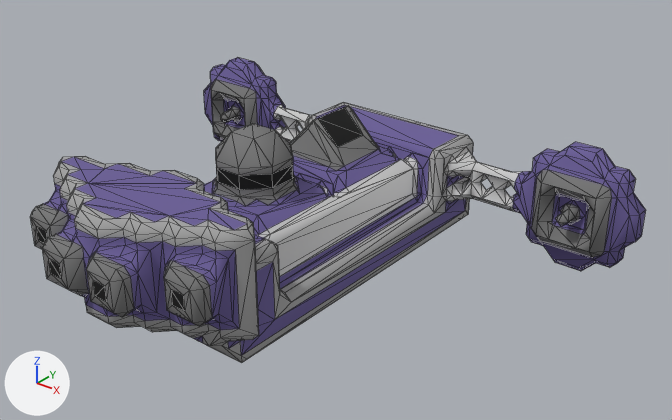
One commit to the OBJ model src/jsMain/resources/meshes/usa-1-jefferson-class.obj: the scene before it, then after it.
Before and after are seen from a 50 mm camera at (39.4, -42.2, -5.3) aimed at (3.6, 2.5, -33.0). Lighting does not change. The marker at lower left points along +X, +Y and +Z. Mesh edges are drawn as thin lines. Where no turn or scale is listed for an object, it has been applied to the vertices.

The first picture shows 'usa-1-jefferson-class'.
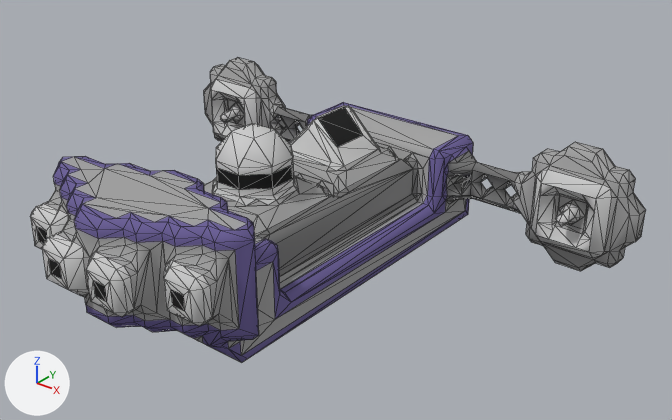
The newer file is also turned or shifted as a whole; pictures and numbers use the older file's frame.

Changed parts and their boxes (x1, y1, x2, y2) in the pictures (672 x 420 px; the box of a moved part takes in the faces that stretch with it):
part 1 of me_usa_1_jefferson_class, moved or reshaped: before (305, 116, 552, 239); after (305, 116, 558, 239)
part 2 of me_usa_1_jefferson_class, moved or reshaped: before (216, 132, 272, 168); after (212, 132, 272, 194)
part 3 of me_usa_1_jefferson_class, surface changed: (30, 58, 646, 362) in both

Diff of the bpy script that builds the scene:
```diff
--- a/src/jsMain/resources/meshes/usa-1-jefferson-class.obj.py
+++ b/src/jsMain/resources/meshes/usa-1-jefferson-class.obj.py
@@ me_usa_1_jefferson_class @@
 # used by ob_usa_1_jefferson_class; location = (0.0, 0.0, 0.0)
-me_usa_1_jefferson_class.from_pydata(...)  # 1460 vertices, 2635 faces; spans x -20.5..20.5, y -16.0..16.0, z -38.0..-26.9
+me_usa_1_jefferson_class.from_pydata(...)  # 1463 vertices, 2634 faces; spans x -20.5..20.5, y -16.0..16.0, z -38.0..-27.0
+# me_usa_1_jefferson_class part 1: 5 vertices removed from x -7.0..14.5, y 10.7..15.0, z -34.5..-32.5; 6 vertices added at x -7.5..18.0, y 10.7..14.5, z -35.0..-31.0
+# me_usa_1_jefferson_class part 2: 2 vertices moved from x -1.0..2.0, y -3.0, z -28.5..-27.5 to x -1.0..1.0, y -3.5, z -28.0; 2 vertices removed from x -8.0..-0.7, y -10.0..-5.3, z -34.5..-32.5; 3 vertices added at x -2.7..1.3, y -3.3..2.7, z -32.5..-30.7
+# me_usa_1_jefferson_class part 3: 2313 kept faces spanning x -20.5..20.5, y -16.0..16.0, z -38.0..-27.0 get new texture (UV) coordinates
 me_usa_1_jefferson_class.materials.append(mat_usa_1_jefferson_class)
```
